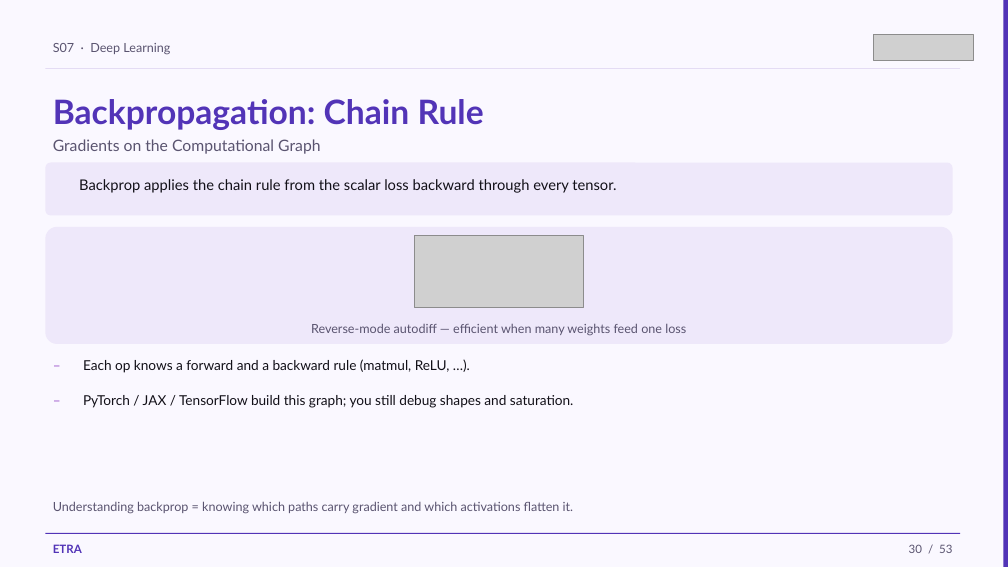
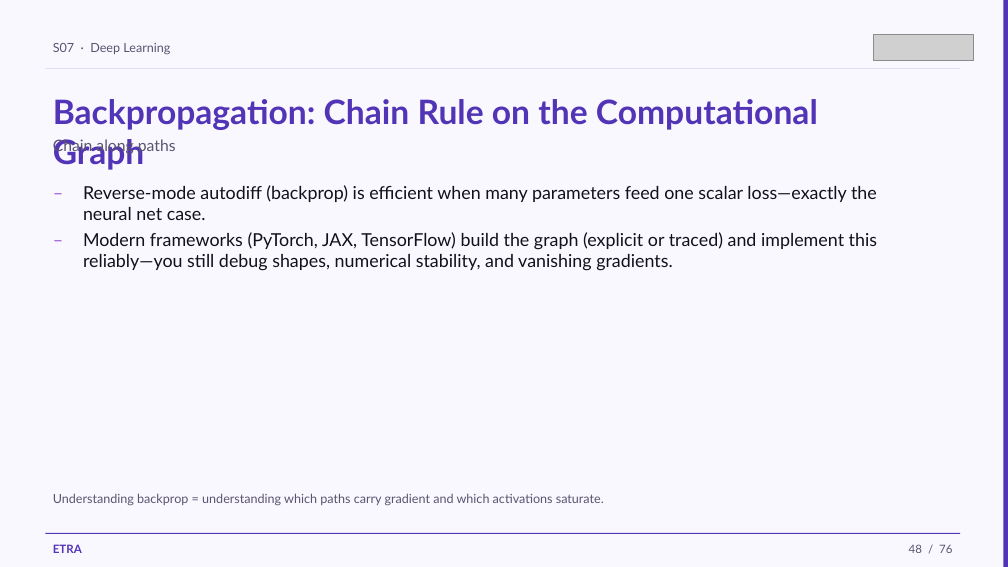
Before and after one commit to iksasa15/AI-ML, a slide deck: slide 48 of web-presentation/pdf-exports/Week2-Session1-Deep-Learning.pptx (slide 30 before the commit). Drawn at 1008x567 pixels with LibreOffice and Linux fonts; fonts in the diff are those of the drawing; grey boxes stand for pictures. Boxes give left, top, right and bottom in pixels: in the first picture for what was removed or moved away, otherwise in the second. Text is boxed around its words. In the diff, an @@ line names an element or a change of style, - is before the commit and + after.

```diff
--- a/web-presentation/pdf-exports/Week2-Session1-Deep-Learning.pptx
+++ b/web-presentation/pdf-exports/Week2-Session1-Deep-Learning.pptx
@@ text at [53,99,818,170]: text changed @@
-Backpropagation: Chain Rule
+Backpropagation: Chain Rule on the Computational Graph
@@ text at [53,139,176,155]: text changed @@
-Gradients on the Computational Graph
+Chain along paths
@@ text "–" at [45,178,72,212]: size 13 to 17 pt @@
@@ text "–": place and size @@
-text "–" at [45,388,72,420]
+text "–" at [45,178,72,212]
@@ rounded rectangle removed at [45,163,953,216] @@
@@ text removed at [79,179,616,193] @@
-Backprop applies the chain rule from the scalar loss backward through every tensor.
@@ text at [83,185,877,220]: text changed; size 12 to 17 pt; text colour #5A5470 to #121018 @@
-Reverse-mode autodiff — efficient when many weights feed one loss
+Reverse-mode autodiff (backprop) is efficient when many parameters feed one scalar loss—exactly the neural net case.
@@ text "–": place and size @@
-text "–" at [45,353,72,385]
+text "–" at [45,225,72,259]
@@ text "–" at [45,225,72,259]: size 13 to 17 pt @@
@@ rounded rectangle removed at [45,227,953,344] @@
@@ text added at [83,232,877,271], 17 pt, text #121018 @@
+Modern frameworks (PyTorch, JAX, TensorFlow) build the graph (explicit or traced) and implement this reliably—you still debug shapes, numerical stability, and vanishing gradients.
@@ picture removed at [414,236,584,308] @@
@@ text removed at [83,359,450,373] @@
-Each op knows a forward and a backward rule (matmul, ReLU, …).
@@ text removed at [83,395,574,408] @@
-PyTorch / JAX / TensorFlow build this graph; you still debug shapes and saturation.
@@ text at [53,493,604,506]: text changed @@
-Understanding backprop = knowing which paths carry gradient and which activations flatten it.
+Understanding backprop = understanding which paths carry gradient and which activations saturate.
@@ text at [909,544,952,553]: text changed @@
-30 / 53
+48 / 76
```
Also in this commit, not shown: 48 other slides changed, 26 slides added, 3 slides removed, 11 other files.
